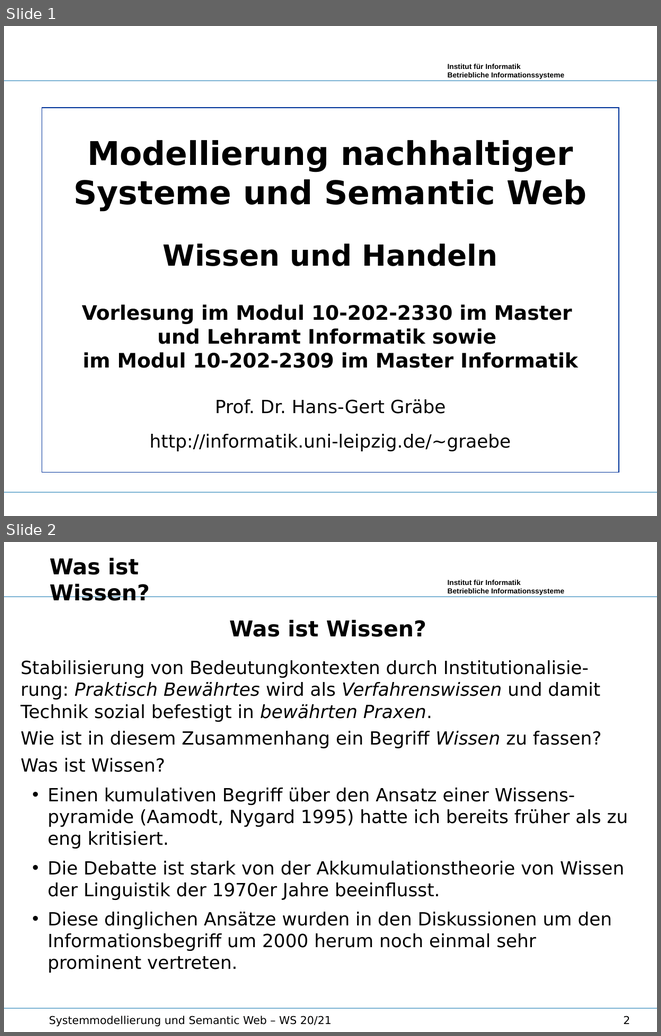
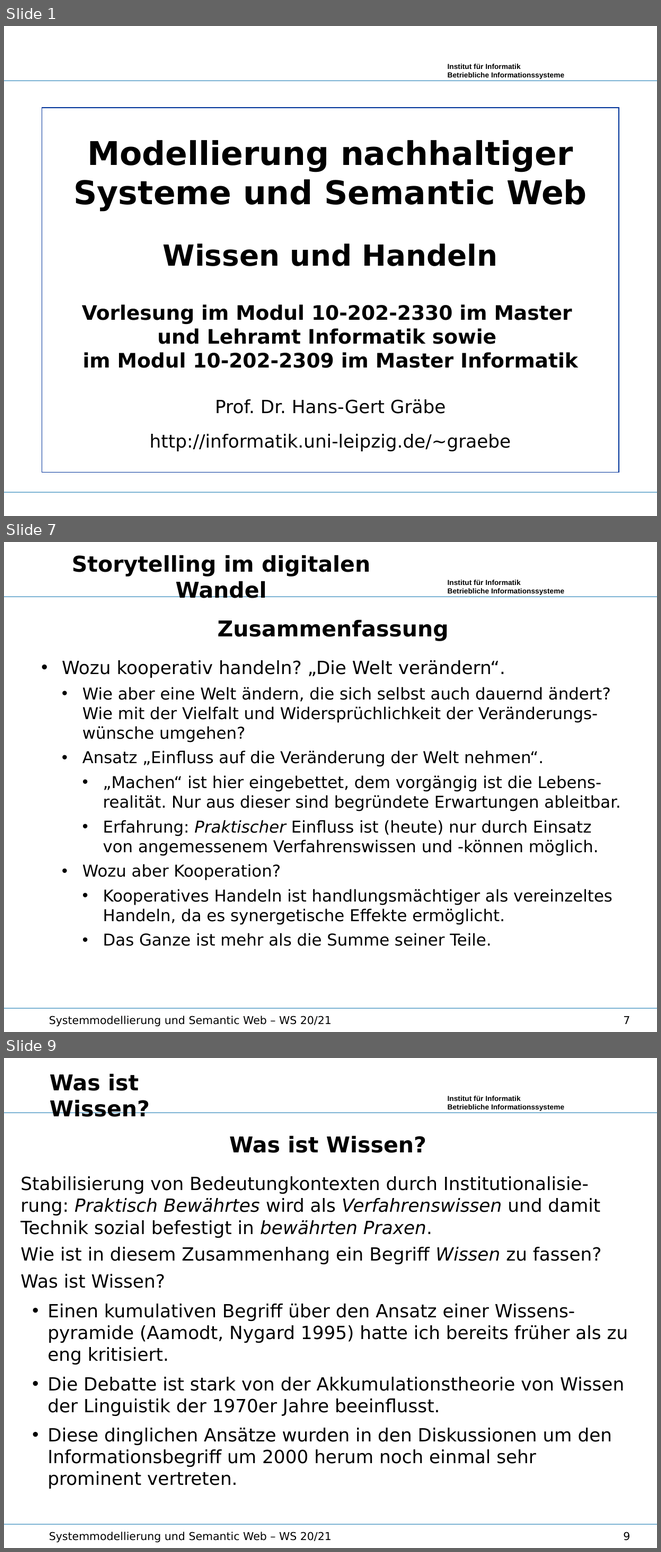
Before and after one commit to wumm-project/Leipzig-Seminar, a slide deck: Wintersemester-2020/Vorlesung/Wissen.odp. Shown one above the other, each under a label of ours: slides 1 and 2 before the commit, slides 1, 7 and 9 after it; the slides between them are not shown. The pictures are 661x1036 and 661x1552 pixels, drawn with LibreOffice and Linux fonts; fonts in the diff are those of the drawing; background and template pictures are left out. Boxes give left, top, right and bottom in pixels: in the first picture for what was removed or moved away, otherwise in the second. Text is boxed around its words. In the diff, an @@ line names an element or a change of style, - is before the commit and + after.

```diff
--- a/Wintersemester-2020/Vorlesung/Wissen.odp
+++ b/Wintersemester-2020/Vorlesung/Wissen.odp
@@ slide 7 added at [4, 542, 657, 1032], background #FFFFFF; not listed: 3 template elements that a slide beside it also shows @@
@@ text added at [72, 555, 370, 598], 24 pt, text #000000, bold @@
+Storytelling im digitalen Wandel
@@ text added at [62, 619, 620, 946], 18 pt, text #000000 @@
+Zusammenfassung
+• Wozu kooperativ handeln? „Die Welt verändern“.
+  • Wie aber eine Welt ändern, die sich selbst auch dauernd ändert? Wie mit der Vielfalt und Widersprüchlichkeit der Veränderungs-wünsche umgehen?
+  • Ansatz „Einfluss auf die Veränderung der Welt nehmen“.
+    • „Machen“ ist hier eingebettet, dem vorgängig ist die Lebens-realität. Nur aus dieser sind begründete Erwartungen ableitbar.
+    • Erfahrung: Praktischer Einfluss ist (heute) nur durch Einsatz von angemessenem Verfahrenswissen und -können möglich.
+  • Wozu aber Kooperation?
+    • Kooperatives Handeln ist handlungsmächtiger als vereinzeltes Handeln, da es synergetische Effekte ermöglicht.
+    • Das Ganze ist mehr als die Summe seiner Teile.
@@ text added at [49, 1015, 332, 1026], 12 pt, text #000000 @@
+Systemmodellierung und Semantic Web – WS 20/21
@@ page number added at [623, 1016, 630, 1024], 12 pt, text #000000 @@
+7
@@ what was slide 2 is now slide 9 @@
@@ page number at [623, 1531, 630, 1540]: text changed @@
-2
+9
```
Also in this commit, not shown: 9 slides changed, 6 other slides added, 8 slides removed, 4 other files.
